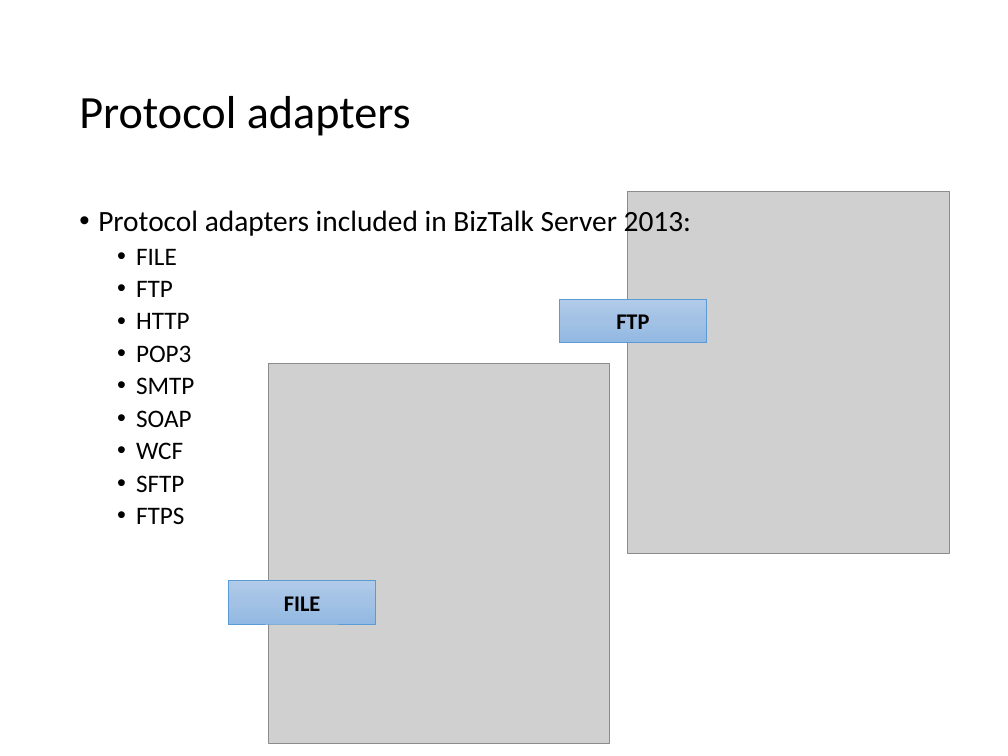
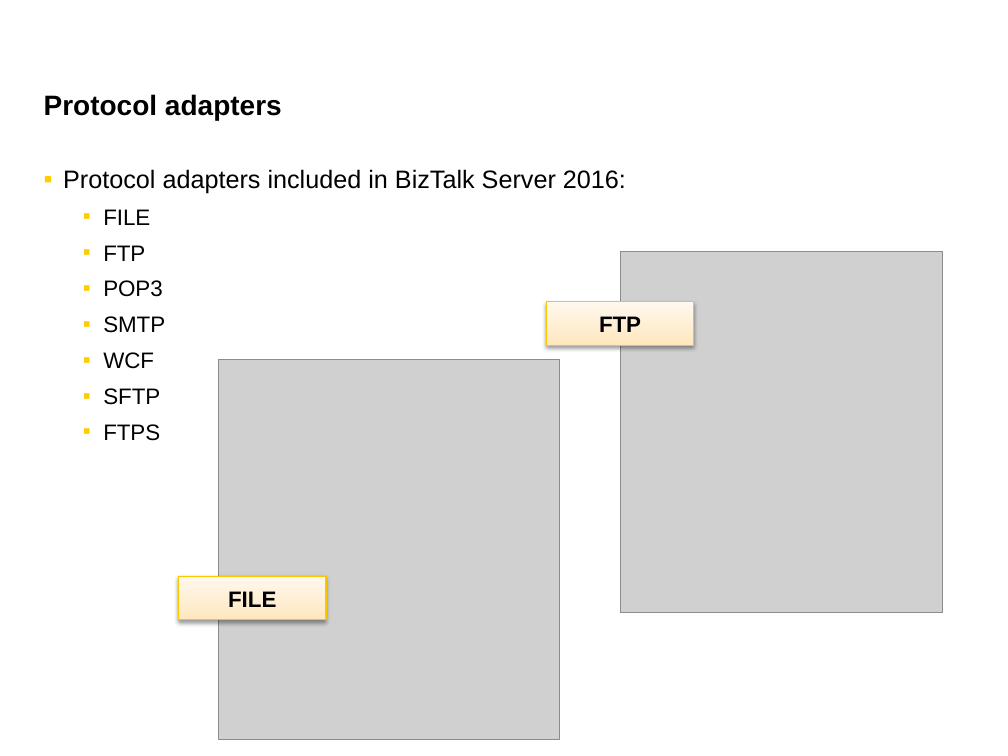
Before and after one commit to wmmihaa/BizTalk-Server---Developing-Integration-Solutions, a slide deck: slide 12 of Slides/Module 7 - Adapters.pptx. Drawn at 1008x756 pixels with LibreOffice and Linux fonts; fonts in the diff are those of the drawing; grey boxes stand for pictures. Boxes give left, top, right and bottom in pixels: in the first picture for what was removed or moved away, otherwise in the second. Text is boxed around its words. In the diff, an @@ line names an element or a change of style, - is before the commit and + after.

```diff
--- a/Slides/Module 7 - Adapters.pptx
+++ b/Slides/Module 7 - Adapters.pptx
@@ title "Protocol adapters": place and size @@
-title "Protocol adapters" at [79,96,411,136]
+title "Protocol adapters" at [44,94,282,120]
@@ title "Protocol adapters" at [44,94,282,120]: size 33 to 20 pt, font Calibri to Arial, bold on; line spacing 0.9 to 1 @@
@@ text "Protocol adapters included in BizTalk ...": place and size @@
-text "Protocol adapters included in BizTalk ..." at [98,207,691,524]
+text "Protocol adapters included in BizTalk ..." at [63,169,626,441]
@@ text at [63,169,626,194]: text changed; size 21 to 18 pt; font Calibri to Arial @@
-• Protocol adapters included in BizTalk Server 2013:
+▪ Protocol adapters included in BizTalk Server 2016:
@@ text at [103,209,165,441]: size 18 to 16 pt, font Calibri to Arial in "FILE", "FTP", "POP3", "SMTP" and 3 more places; bullet • to ▪; line spacing 0.9 to 1; more space between paragraphs @@
@@ picture: place and size @@
-picture at [628,192,951,553]
+picture at [620,251,942,613]
@@ text at [136,312,190,329]: paragraph removed @@
-  • HTTP
@@ rectangle "FTP": place and size @@
-rectangle "FTP" at [559,299,707,343]
+rectangle "FTP" at [546,302,694,346]
@@ rectangle "FTP" at [546,302,694,346]: font Calibri to Arial; fill gradient #B1CBE9 to #A3C1E5 to #93B9E4 to gradient #FFE7BD to #FFEED1 to #FFF8EE; outline #5B9BD5 0.5 pt to #F9C800 0.75 pt; shadow on @@
@@ picture: place and size @@
-picture at [268,363,609,743]
+picture at [219,359,559,739]
@@ text at [136,410,192,427]: paragraph removed @@
-  • SOAP
@@ rectangle "FILE" at [178,577,326,620]: font Calibri to Arial; fill gradient #B1CBE9 to #A3C1E5 to #93B9E4 to gradient #FFE7BD to #FFEED1 to #FFF8EE; outline #5B9BD5 0.5 pt to #F9C800 0.75 pt; shadow on @@
@@ rectangle "FILE": place and size @@
-rectangle "FILE" at [229,581,376,624]
+rectangle "FILE" at [178,577,326,620]
```
Also in this commit, not shown: 24 other slides changed, 2 slides added, 1 slide removed, 11 other files.
